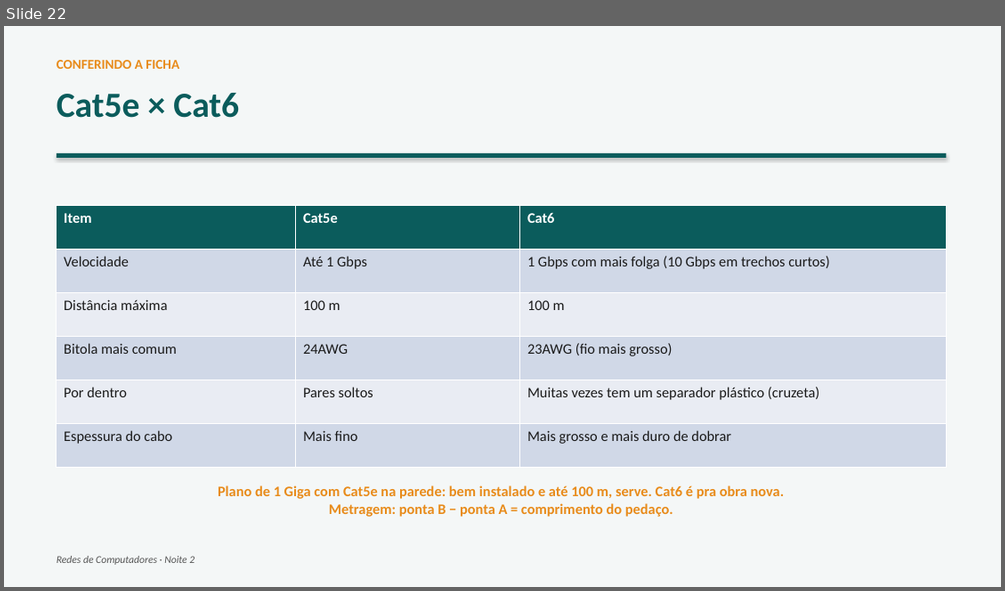
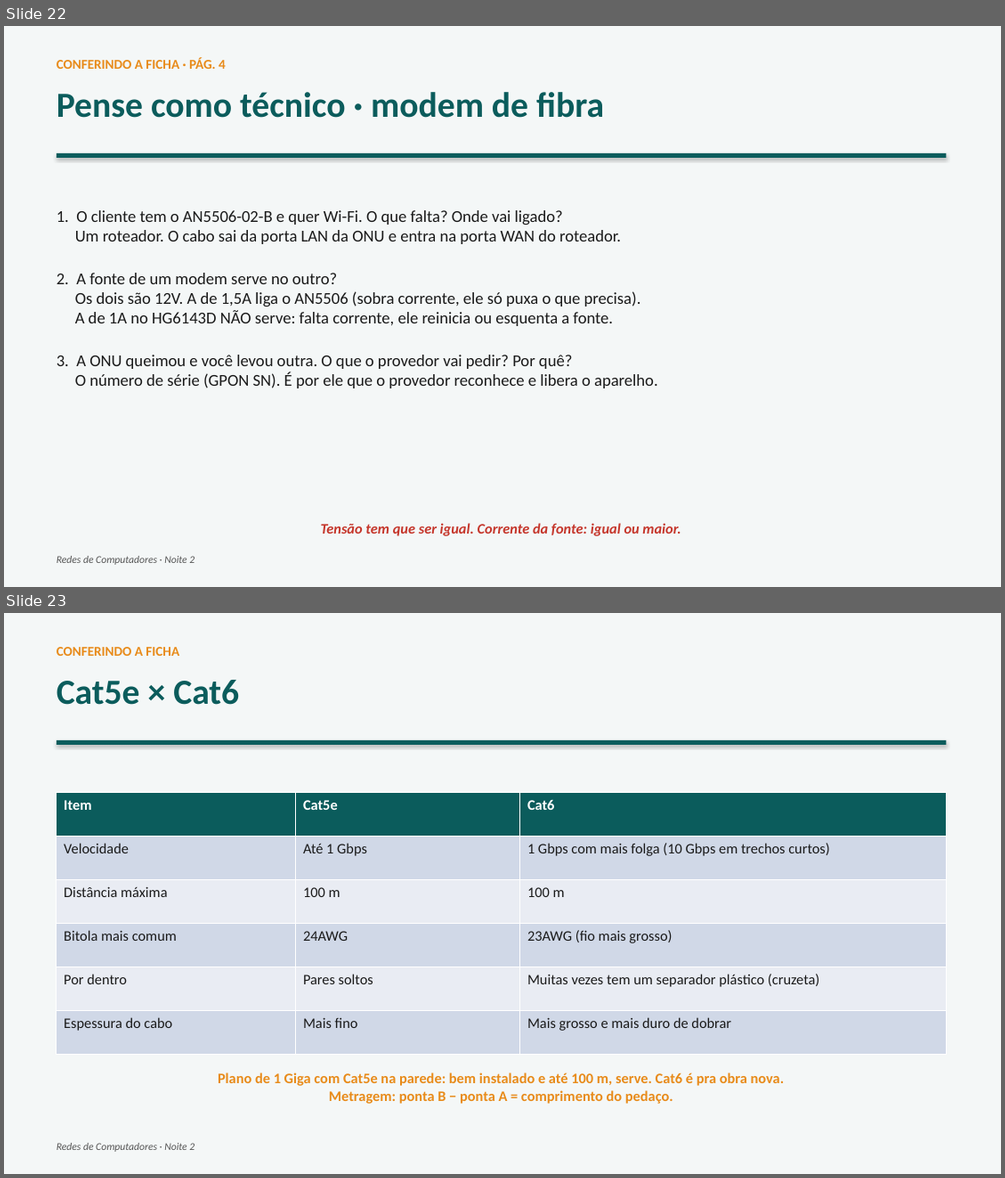
Before and after one commit to joninedel-prog/gerador_contratos, a slide deck: Aula - Redes 2 - Como a internet chega.pptx. Shown one above the other, each under a label of ours: slide 22 before the commit, slides 22 and 23 after it. The pictures are 1005x591 and 1005x1178 pixels, drawn with LibreOffice and Linux fonts; fonts in the diff are those of the drawing. Boxes give left, top, right and bottom in pixels: in the first picture for what was removed or moved away, otherwise in the second. Text is boxed around its words. In the diff, an @@ line names an element or a change of style, - is before the commit and + after.

```diff
--- a/Aula - Redes 2 - Como a internet chega.pptx
+++ b/Aula - Redes 2 - Como a internet chega.pptx
@@ slide 22 added at box(4, 26, 1001, 587), background #FFFFFF @@
@@ rectangle added at box(4, 26, 1001, 587), fill #F4F7F7 @@
@@ text added at box(57, 57, 226, 69), 13 pt, text #E88B1A, bold @@
+CONFERINDO A FICHA · PÁG. 4
@@ text added at box(57, 92, 604, 118), 34 pt, text #0B5C5C, bold @@
+Pense como técnico · modem de fibra
@@ rectangle added at box(57, 153, 947, 158), fill #0B5C5C @@
@@ text added at box(57, 210, 658, 388), 16 pt, text #1A1A1A @@
+1. O cliente tem o AN5506-02-B e quer Wi-Fi. O que falta? Onde vai ligado?
+Um roteador. O cabo sai da porta LAN da ONU e entra na porta WAN do roteador.
+2. A fonte de um modem serve no outro?
+Os dois são 12V. A de 1,5A liga o AN5506 (sobra corrente, ele só puxa o que precisa).
+A de 1A no HG6143D NÃO serve: falta corrente, ele reinicia ou esquenta a fonte.
+3. A ONU queimou e você levou outra. O que o provedor vai pedir? Por quê?
+O número de série (GPON SN). É por ele que o provedor reconhece e libera o aparelho.
@@ text added at box(321, 523, 680, 536), 14 pt, text #C5362B, bold, italic @@
+Tensão tem que ser igual. Corrente da fonte: igual ou maior.
@@ text added at box(57, 556, 194, 564), 10 pt, text #555555, italic @@
+Redes de Computadores · Noite 2
@@ what was slide 22 is now slide 23 @@
```
Also in this commit, not shown: 2 slides changed, 4 other files.
